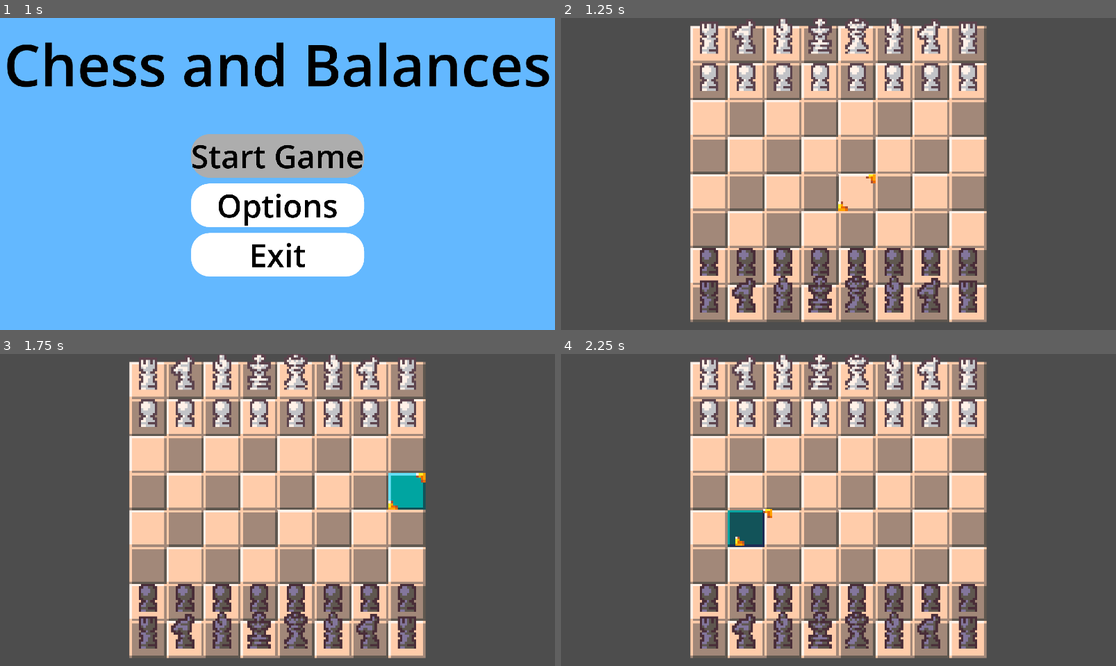
Above: before the commit, frames 1-4 (two rows, left to right).
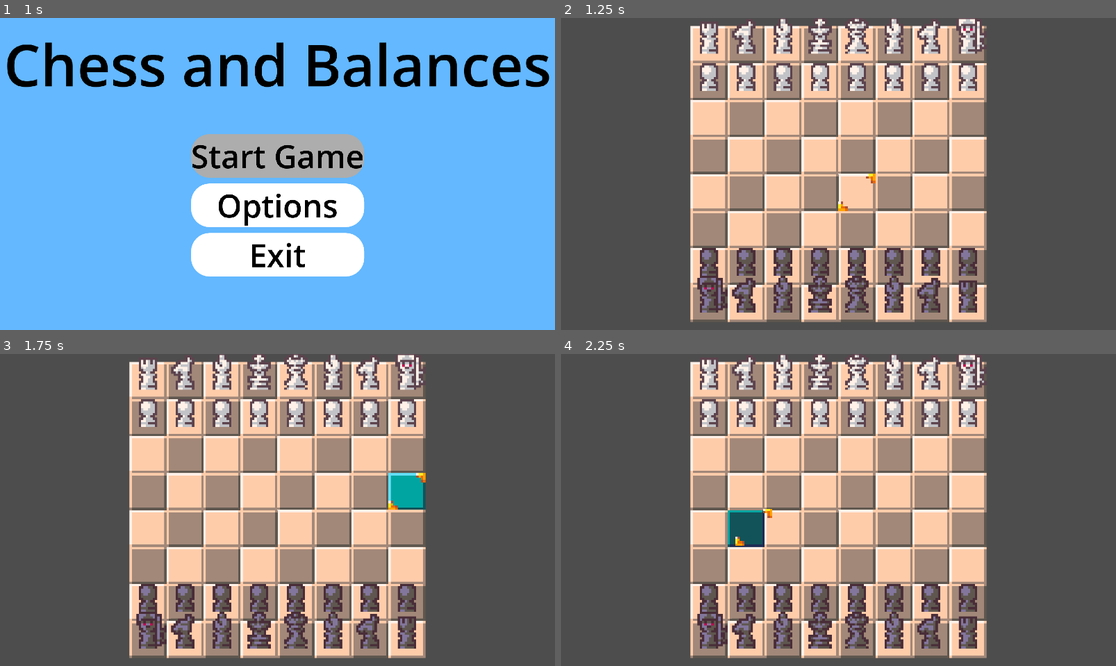
Above: after the commit, the same moments.

Repository: Software-ENGR-team-A/Chess
Game: Godot game, scene res://scenes/Menus/main_menu/main_menu.tscn
Two runs of this game, one before a commit and one after it. Both use one fixed random seed, a clock stepped at 60 frames per second and the inputs below. Sound files missing from this copy of the repository are replaced by a short silence.
Inputs (mouse positions are in pixels of both pictures, inside the frame that each line leads up to):
- Up to frame 1 (1 s): click "Start Game" at 0.5 s
- Up to frame 2 (1.25 s): no input
- Up to frame 3 (1.75 s): move the mouse to (399, 494) at 1.27 s; click (399, 494) at 1.42 s
- Up to frame 4 (2.25 s): tap Enter at 2 s; move the mouse to (727, 525) at 2.02 s; click (727, 525) at 2.17 s

Frame 1 is identical in both runs. In frame 2, 0.5% of the frame differs, in the area x 24-77%, y 0-94%; in frame 3, 0.5%; in frame 4, 0.5%.

Commit message:
Added rifleman

Diff:
--- a/scenes/Menus/main_menu/main_menu.gd
+++ b/scenes/Menus/main_menu/main_menu.gd
@@ -12,6 +12,8 @@
 const BISHOP_SCRIPT := preload("res://scenes/piece/Bishop.gd")
 const QUEEN_SCRIPT := preload("res://scenes/piece/Queen.gd")
 const KING_SCRIPT := preload("res://scenes/piece/King.gd")
+
+const RIFLEMAN_SCRIPT := preload("res://scenes/piece/Rifleman.gd")
 
 @export var start_button: Button
 @export var option_button: Button
@@ -54,7 +56,7 @@
 	{"script": QUEEN_SCRIPT, "pos": Vector2i(0, -4), "player": 0},
 	{"script": BISHOP_SCRIPT, "pos": Vector2i(1, -4), "player": 0},
 	{"script": KNIGHT_SCRIPT, "pos": Vector2i(2, -4), "player": 0},
-	{"script": ROOK_SCRIPT, "pos": Vector2i(3, -4), "player": 0},
+	{"script": RIFLEMAN_SCRIPT, "pos": Vector2i(3, -4), "player": 0},
 	# Black Front Row
 	{"script": PAWN_SCRIPT, "pos": Vector2i(-4, 2), "player": 1},
 	{"script": PAWN_SCRIPT, "pos": Vector2i(-3, 2), "player": 1},
@@ -65,7 +67,7 @@
 	{"script": PAWN_SCRIPT, "pos": Vector2i(2, 2), "player": 1},
 	{"script": PAWN_SCRIPT, "pos": Vector2i(3, 2), "player": 1},
 	# Black Back Row
-	{"script": ROOK_SCRIPT, "pos": Vector2i(-4, 3), "player": 1},
+	{"script": RIFLEMAN_SCRIPT, "pos": Vector2i(-4, 3), "player": 1},
 	{"script": KNIGHT_SCRIPT, "pos": Vector2i(-3, 3), "player": 1},
 	{"script": BISHOP_SCRIPT, "pos": Vector2i(-2, 3), "player": 1},
 	{"script": KING_SCRIPT, "pos": Vector2i(-1, 3), "player": 1},
--- a/scenes/board/spritesheet_tileset.tres
+++ b/scenes/board/spritesheet_tileset.tres
@@ -80,6 +80,8 @@
 5:9/0 = 0
 6:9/0 = 0
 7:9/0 = 0
+0:10/0 = 0
+1:10/0 = 0
 
 [resource]
 sources/0 = SubResource("TileSetAtlasSource_kymhv")
--- a/scenes/piece/PieceAnims.tres
+++ b/scenes/piece/PieceAnims.tres
@@ -102,6 +102,22 @@
 atlas = ExtResource("1_vkki1")
 region = Rect2(120, 69, 16, 16)
 
+[sub_resource type="AtlasTexture" id="AtlasTexture_5642m"]
+atlas = ExtResource("1_vkki1")
+region = Rect2(69, 171, 16, 16)
+
+[sub_resource type="AtlasTexture" id="AtlasTexture_wa1fc"]
+atlas = ExtResource("1_vkki1")
+region = Rect2(86, 171, 16, 16)
+
+[sub_resource type="AtlasTexture" id="AtlasTexture_o2ps1"]
+atlas = ExtResource("1_vkki1")
+region = Rect2(103, 171, 16, 16)
+
+[sub_resource type="AtlasTexture" id="AtlasTexture_pwg1s"]
+atlas = ExtResource("1_vkki1")
+region = Rect2(120, 171, 16, 16)
+
 [sub_resource type="AtlasTexture" id="AtlasTexture_5u0lv"]
 atlas = ExtResource("1_vkki1")
 region = Rect2(86, 86, 16, 16)
@@ -213,6 +229,22 @@
 [sub_resource type="AtlasTexture" id="AtlasTexture_4jsan"]
 atlas = ExtResource("1_vkki1")
 region = Rect2(52, 69, 16, 16)
+
+[sub_resource type="AtlasTexture" id="AtlasTexture_i57cx"]
+atlas = ExtResource("1_vkki1")
+region = Rect2(1, 171, 16, 16)
+
+[sub_resource type="AtlasTexture" id="AtlasTexture_lkgye"]
+atlas = ExtResource("1_vkki1")
+region = Rect2(18, 171, 16, 16)
+
+[sub_resource type="AtlasTexture" id="AtlasTexture_1xive"]
+atlas = ExtResource("1_vkki1")
+region = Rect2(35, 171, 16, 16)
+
+[sub_resource type="AtlasTexture" id="AtlasTexture_2p23c"]
+atlas = ExtResource("1_vkki1")
+region = Rect2(52, 171, 16, 16)
 
 [sub_resource type="AtlasTexture" id="AtlasTexture_sf7dv"]
 atlas = ExtResource("1_vkki1")
@@ -330,6 +362,23 @@
 }, {
 "frames": [{
 "duration": 1.0,
+"texture": SubResource("AtlasTexture_5642m")
+}, {
+"duration": 1.0,
+"texture": SubResource("AtlasTexture_wa1fc")
+}, {
+"duration": 1.0,
+"texture": SubResource("AtlasTexture_o2ps1")
+}, {
+"duration": 1.0,
+"texture": SubResource("AtlasTexture_pwg1s")
+}],
+"loop": true,
+"name": &"BlackRifleman",
+"speed": 5.0
+}, {
+"frames": [{
+"duration": 1.0,
 "texture": SubResource("AtlasTexture_5u0lv")
 }, {
 "duration": 1.0,
@@ -444,6 +493,23 @@
 }, {
 "frames": [{
 "duration": 1.0,
+"texture": SubResource("AtlasTexture_i57cx")
+}, {
+"duration": 1.0,
+"texture": SubResource("AtlasTexture_lkgye")
+}, {
+"duration": 1.0,
+"texture": SubResource("AtlasTexture_1xive")
+}, {
+"duration": 1.0,
+"texture": SubResource("AtlasTexture_2p23c")
+}],
+"loop": true,
+"name": &"WhiteRifleman",
+"speed": 5.0
+}, {
+"frames": [{
+"duration": 1.0,
 "texture": SubResource("AtlasTexture_sf7dv")
 }, {
 "duration": 1.0,
--- /dev/null
+++ b/scenes/piece/Rifleman.gd
@@ -0,0 +1,35 @@
+class_name Rifleman
+extends Piece
+
+
+func setup(board: Board, pos: Vector2i, player: int) -> void:
+	super.setup(board, pos, player)
+	self.point_value = 9
+	self.anim_name = get_player_name() + "Rifleman"
+
+
+func _movement(pos: Vector2i) -> MovementOutcome:
+	var piece_to_capture = board.pieces.at(pos)
+
+	if piece_to_capture is King:
+		return MovementOutcome.BLOCKED
+
+	# Can only move one tile
+	if pos.distance_to(board_pos) > 1.5:
+		return MovementOutcome.BLOCKED
+
+	if captures_when_moved_to(pos):
+		return MovementOutcome.CAPTURE
+
+	return MovementOutcome.AVAILABLE
+
+
+func captures_when_moved_to(pos: Vector2i) -> Array[Piece]:
+	var output: Array[Piece] = []
+
+	for row in range(-8, 8):
+		var piece = board.pieces.at(Vector2i(pos.x, row))
+		if piece and not piece is King and piece != self:
+			output.push_back(piece)
+
+	return output
Binary file changed: assets/spritesheet.png
Not shown: 1 places in scenes/piece/PieceAnims.tres that only renumber resources
Not shown, added: scenes/piece/Rifleman.gd.uid
Binary file changed: source_assets/spritesheet.aseprite
